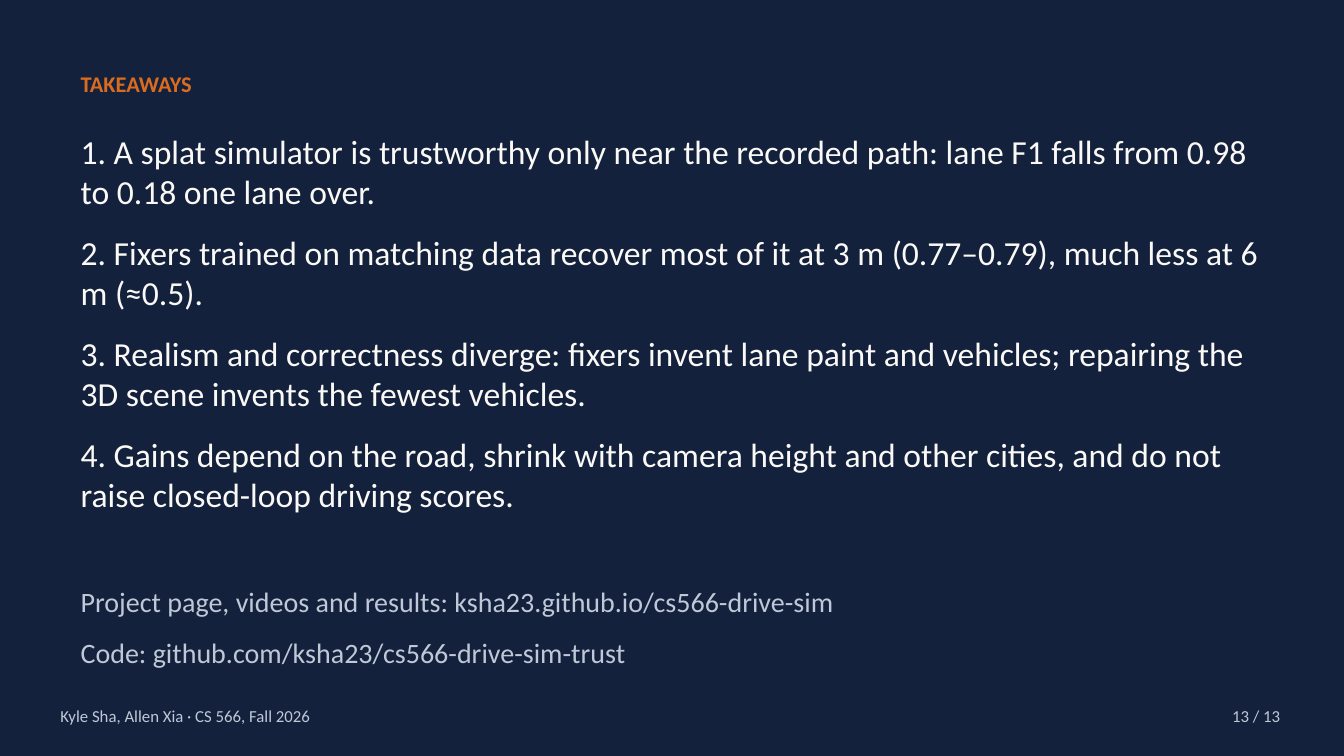
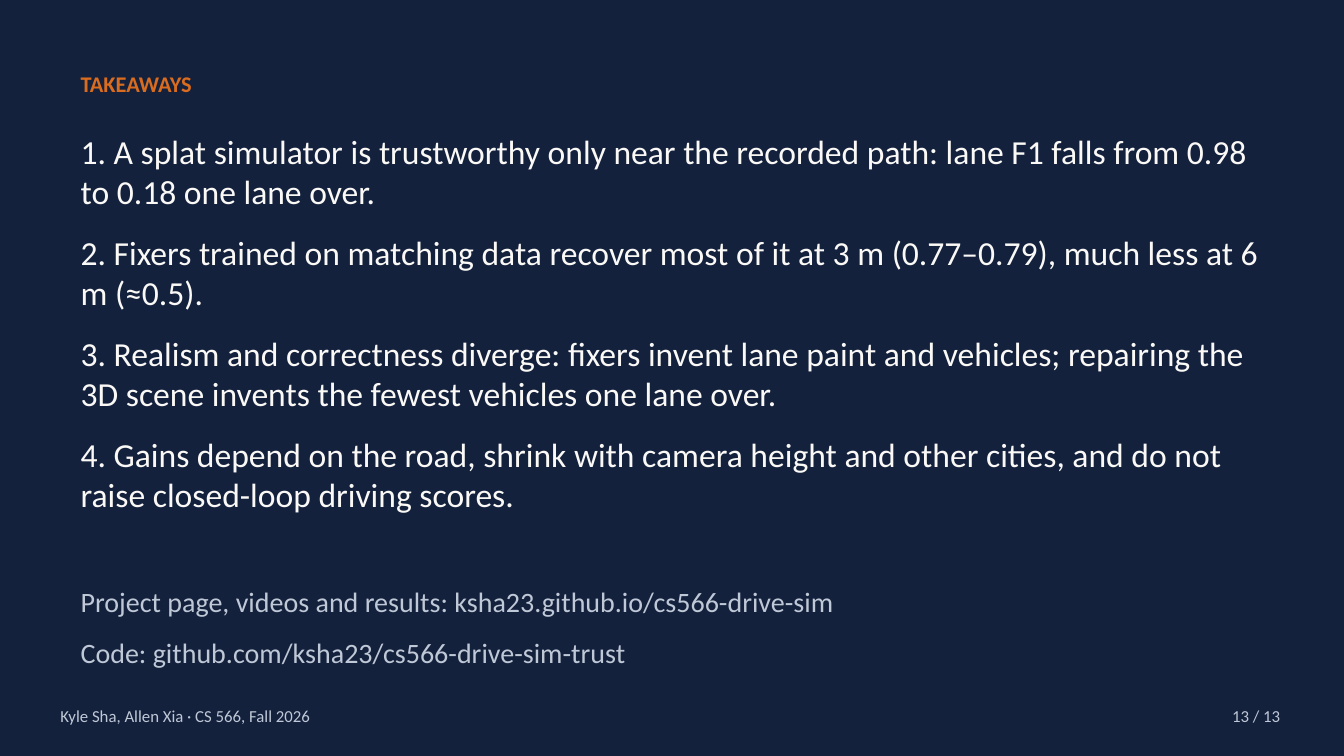
Before and after one commit to ksha23/cs566-drive-sim-trust, a slide deck: slide 13 of presentation/cs566_drive_sim_talk.pptx. Drawn at 1344x756 pixels with LibreOffice and Linux fonts; fonts in the diff are those of the drawing. Boxes give left, top, right and bottom in pixels: in the first picture for what was removed or moved away, otherwise in the second. Text is boxed around its words. In the diff, an @@ line names an element or a change of style, - is before the commit and + after.

```diff
--- a/presentation/cs566_drive_sim_talk.pptx
+++ b/presentation/cs566_drive_sim_talk.pptx
@@ text at bbox=[81, 342, 1244, 407]: text changed @@
-3. Realism and correctness diverge: fixers invent lane paint and vehicles; repairing the 3D scene invents the fewest vehicles.
+3. Realism and correctness diverge: fixers invent lane paint and vehicles; repairing the 3D scene invents the fewest vehicles one lane over.
```
Also in this commit, not shown: 6 other slides changed, 49 other files.
